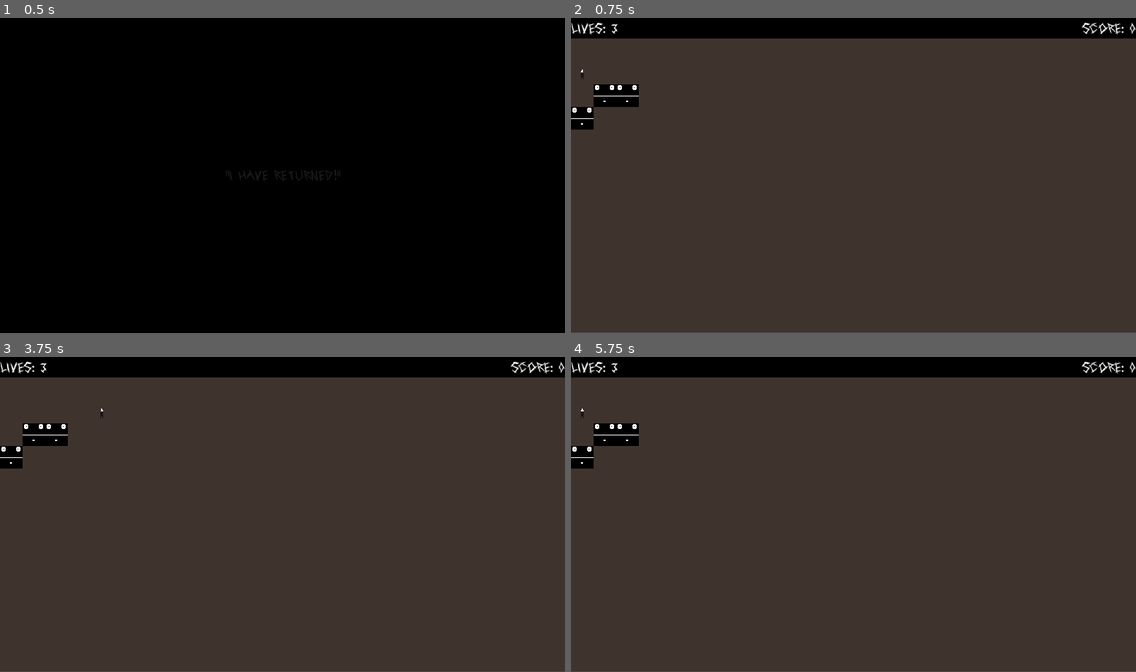
Above: before the commit, frames 1-4 (two rows, left to right).
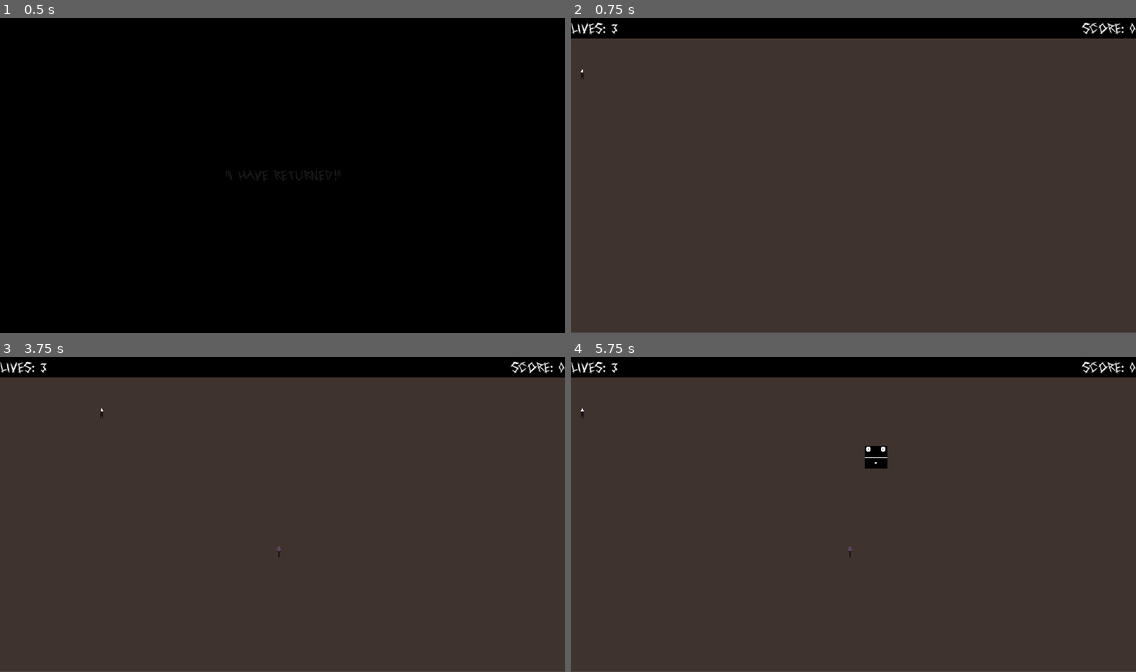
Above: after the commit, the same moments.

Repository: Academia-Team/Academia-Fall-of-the-Citadel
Game: Godot game, scene res://scene/intro.tscn
Two runs of this game, one before a commit and one after it. Both use one fixed random seed, a clock stepped at 60 frames per second and the inputs below.
Inputs (mouse positions are in pixels of both pictures, inside the frame that each line leads up to):
- Up to frame 1 (0.5 s): no input
- Up to frame 2 (0.75 s): tap Enter at 0.5 s; move the mouse to (977, 159) at 0.52 s; hold Right (move_right) from 0.53 s (still down); tap Space (action) at 0.6 s; click (977, 159) at 0.67 s
- Up to frame 3 (3.75 s): tap Space (action) at 1.25, 2.1, 2.75, 3.6 s; move the mouse to (169, 530) at 1.27 s; release Right (move_right) at 1.28 s; hold Down (move_down) 1.28-2.03 s; tap Ctrl (stay) at 1.35, 2.85 s; tap Enter at 2, 3.5 s; move the mouse to (339, 442) at 2.02 s; hold Right (move_right) 2.03-2.78 s; move the mouse to (254, 577) at 2.77 s; hold Up (move_up) 2.78-3.53 s; click (254, 577) at 2.92 s; move the mouse to (452, 561) at 3.52 s; hold Left (move_left) from 3.53 s (still down)
- Up to frame 4 (5.75 s): tap Space (action) at 4.25, 5.1 s; move the mouse to (684, 464) at 4.27 s; tap Ctrl (stay) at 4.35 s; move the mouse to (881, 514) at 5.02 s; release Left (move_left) at 5.03 s; hold Down (move_down) from 5.03 s (still down); click (881, 514) at 5.17 s

Frame 1 is identical in both runs. In frame 2, 0.9% of the frame differs, in the area x 0-12%, y 21-36%; in frame 3, 0.9%; in frame 4, 1.2%, in the area x 0-56%, y 21-64%.

Commit message:
Spawn enemies and items (#9)

Diff:
--- a/scene/gamegrid.gd
+++ b/scene/gamegrid.gd
@@ -1,51 +1,40 @@
 extends TileMap
 
+var player_ref
 var player_scene = preload("res://scene/player.tscn")
 var sword_scene = preload("res://scene/sword.tscn")
 var zombie_scene = preload("res://scene/zombie.tscn")
-var ref_counter = {}
+var ref_counter = {"sword": 0, "zombie": 0}
 
 const ITEM_SCORE = 5
 const PASSIVE_SCORE = 1
 const ZOMBIE_SCORE = 10
 
+const MAX_ZOMBIES = 5
+const VALID_DIST_FROM_PLAYER = 64
+const ZOMBIE_SPAWN_PROB = 0.5
+
+const MAX_ITEMS = 2
+
 signal score_change(score_diff)
 
 # Called when the node enters the scene tree for the first time.
 func _ready():
-	var player = player_scene.instance()
+	randomize()
+	set_up_player()
+
+func set_up_player():
+	player_ref = player_scene.instance()
 	var screen_size = get_viewport_rect().size
 
-	player.connect("health_change", self, "_on_player_health_change")
-	player.connect("health_change", $"../infobar", "_on_player_health_change")
-	player.connect("pick_up_item", self, "_on_player_pick_up_item")
-	player.connect("pick_up_item", $"../infobar", "_on_player_pick_up_item")
-	player.connect("used_item", $"../infobar", "_on_player_used_item")
+	player_ref.connect("health_change", self, "_on_player_health_change")
+	player_ref.connect("health_change", $"../infobar", "_on_player_health_change")
+	player_ref.connect("pick_up_item", self, "_on_player_pick_up_item")
+	player_ref.connect("pick_up_item", $"../infobar", "_on_player_pick_up_item")
+	player_ref.connect("used_item", $"../infobar", "_on_player_used_item")
 
-	add_child(player)
-	player.spawn(position, position.y, screen_size.y - 32, position.x, screen_size.x - 32)
-
-	var sword = sword_scene.instance()
-	add_child(sword)
-	sword.position = Vector2(position.x + 32, position.y + 32)
-	ref_counter["sword"] = 1
-
-	var zombie1 = zombie_scene.instance()
-	var zombie2 = zombie_scene.instance()
-	var zombie3 = zombie_scene.instance()
-
-	zombie1.connect("enemy_destroyed", self, "_on_enemy_destroyed")
-	zombie2.connect("enemy_destroyed", self, "_on_enemy_destroyed")
-	zombie3.connect("enemy_destroyed", self, "_on_enemy_destroyed")
-
-	add_child(zombie1)
-	add_child(zombie2)
-	add_child(zombie3)
-
-	zombie1.position = Vector2(position.x + 64, position.y + 32)
-	zombie2.position = Vector2(position.x, position.y + 64)
-	zombie3.position = Vector2(position.x + 32, position.y + 32)
-	ref_counter["zombie"] = 3
+	add_child(player_ref)
+	player_ref.spawn(position, position.y, screen_size.y - 32, position.x, screen_size.x - 32)
 
 func _on_player_pick_up_item(item_name):
 	ref_counter[item_name] -= 1
@@ -67,3 +56,45 @@
 		get_parent().add_child(gameover)
 		gameover.set_info_src($"../infobar")
 		call_deferred("free")
+
+func _on_zombie_spawn_timer_timeout():
+	if ref_counter["zombie"] <= MAX_ZOMBIES:
+		if randf() <= ZOMBIE_SPAWN_PROB:
+			spawn_enemy(zombie_scene, get_spawn_pos())
+
+
+func get_spawn_pos():
+	var available_cells = get_used_cells()
+	var num_cells = available_cells.size()
+	var spawn_pos
+	var got_valid_pos = false
+
+	while not got_valid_pos:
+		var rand_cell_idx = randi() % num_cells
+		spawn_pos = to_global(map_to_world(available_cells[rand_cell_idx]))
+
+		if valid_spawn_pos(spawn_pos):
+			got_valid_pos = true
+
+	return spawn_pos
+
+func valid_spawn_pos(pos):
+	return abs(pos.x - player_ref.position.x) >= VALID_DIST_FROM_PLAYER and \
+		abs(pos.y - player_ref.position.y) >= VALID_DIST_FROM_PLAYER
+
+func spawn_enemy(scene, pos):
+	var instance = scene.instance()
+	instance.connect("enemy_destroyed", self, "_on_enemy_destroyed")
+	add_child(instance)
+	instance.position = pos
+	ref_counter[instance.get_meta("type")] += 1
+
+func _on_item_spawn_timer_timeout():
+	if ref_counter["sword"] <= MAX_ITEMS:
+		spawn_item(sword_scene, get_spawn_pos())
+
+func spawn_item(scene, pos):
+	var instance = scene.instance()
+	add_child(instance)
+	instance.position = pos
+	ref_counter[instance.get_meta("type")] += 1
--- a/scene/gamescr.tscn
+++ b/scene/gamescr.tscn
@@ -40,5 +40,15 @@
 wait_time = 60.0
 autostart = true
 
+[node name="zombie_spawn_timer" type="Timer" parent="gamegrid"]
+wait_time = 5.0
+autostart = true
+
+[node name="item_spawn_timer" type="Timer" parent="gamegrid"]
+wait_time = 3.0
+autostart = true
+
 [connection signal="score_change" from="gamegrid" to="infobar" method="_on_gamegrid_score_change"]
 [connection signal="timeout" from="gamegrid/passive_timer" to="gamegrid" method="_on_passive_timer_timeout"]
+[connection signal="timeout" from="gamegrid/zombie_spawn_timer" to="gamegrid" method="_on_zombie_spawn_timer_timeout"]
+[connection signal="timeout" from="gamegrid/item_spawn_timer" to="gamegrid" method="_on_item_spawn_timer_timeout"]
